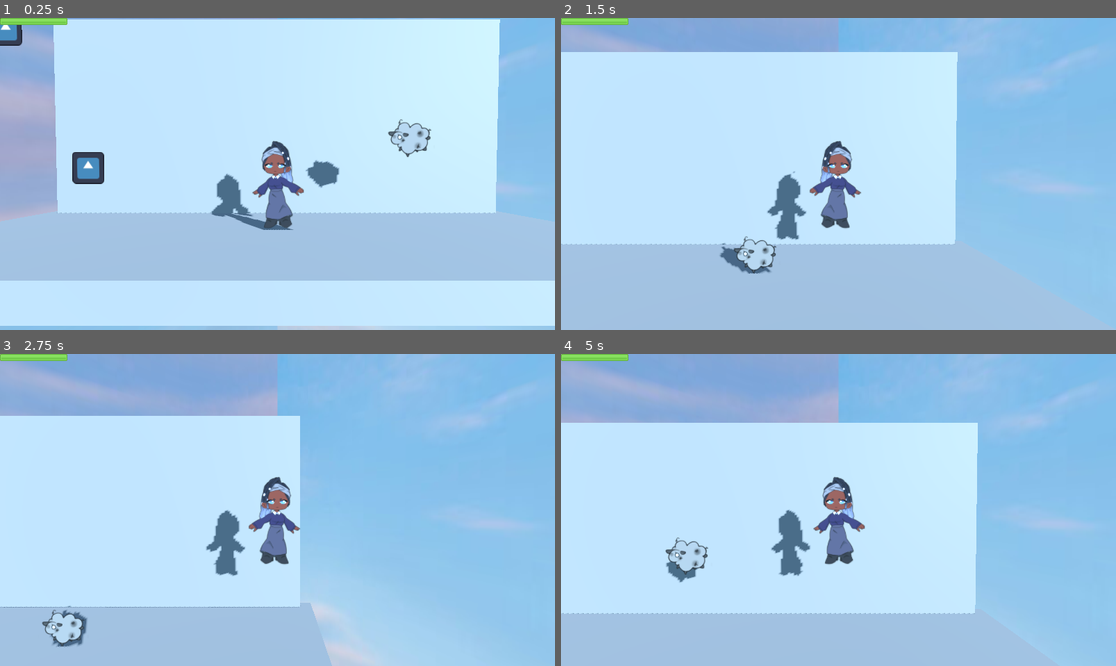
Above: before the commit, frames 1-4 (two rows, left to right).
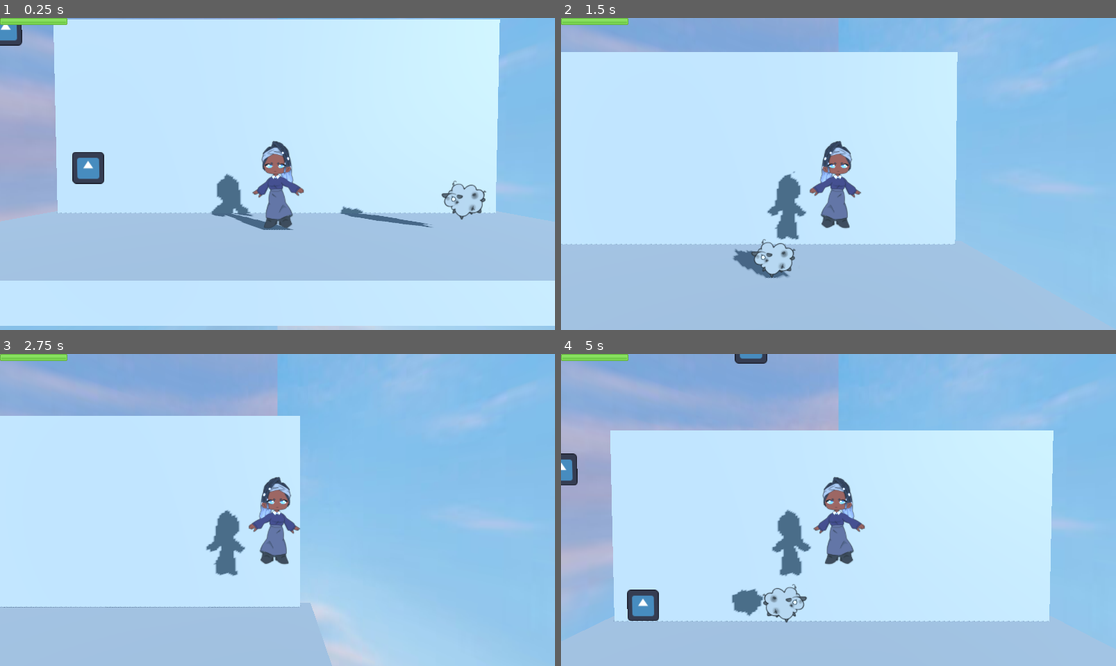
Above: after the commit, the same moments.

Repository: m-tsoi/Dust-Busters
Game: Godot game, scene res://scenes/levels/level.tscn
Two runs of this game, one before a commit and one after it. Both use one fixed random seed, a clock stepped at 60 frames per second and the inputs below. The engine's default icon, where the game draws it, is replaced by a stand-in: a white triangle on a blue panel in a dark square.
Inputs:
- Up to frame 1 (0.25 s): no input
- Up to frame 2 (1.5 s): hold Right (move_right) 0.53-1.28 s; hold Space (jump) 0.53-1.28 s; tap Z (basic_attack) at 0.6 s; hold Down (ui_down) from 1.28 s (still down); tap Space (jump) at 1.35 s
- Up to frame 3 (2.75 s): tap Space (jump) at 1.52, 1.82 s; tap Z (basic_attack) at 1.55, 2.1 s; release Down (ui_down) at 2.03 s; hold Right (move_right) from 2.03 s (still down); hold Space (jump) from 2.03 s (still down)
- Up to frame 4 (5 s): release Right (move_right) at 2.78 s; release Space (jump) at 2.78 s; hold Up (ui_up) 2.78-3.53 s; tap Z (basic_attack) at 2.85, 4.35 s; tap Space (jump) at 3.02, 3.32, 4.52, 4.82 s; hold Space (jump) 3.53-4.28 s; hold Left (move_left) from 3.53 s (still down)

The runs differ from the first frame. In frame 1, 1.3% of the frame differs, in the area x 55-88%, y 32-68%; in frame 2, 0.8%; in frame 3, 0.3%; in frame 4, 19%, in the area x 0-89%, y 0-89%.

Commit message:
Changed enemy to characterbody3d, bugfixes
Changed enemy to a Characterbody3d and rewrote its knockback and movement

Diff:
--- a/scenes/enemies/enemy.gd
+++ b/scenes/enemies/enemy.gd
@@ -1,68 +1,73 @@
-extends RigidBody3D
+extends CharacterBody3D
 
 var health := 10
-var knockback := Vector3.ZERO
-@export var goofy_collisions: bool = false
-@export var leftmost_patrol_point: int = -20
-@export var rightmost_patrol_point: int = 20
+@export var leftmost_patrol_point: int = -10
+@export var rightmost_patrol_point: int = 10
 @export var cur_direction = "left"
-var ready_to_jump: bool = true
-var jump_timer_timeoutted: bool = false
+@export var JUMP_SPEEDS = Vector2(15.0, 30.0)
+@export var KNOCKBACK_SPEEDS = Vector2(20, 30)
+var jump_timer_timeoutted: bool = true
+var knockback_dir = "none"
 
-# Called when the node enters the scene tree for the first time.
-func _ready():
-	pass
+# Get the gravity from the project settings to be synced with RigidBody nodes.
+var gravity = ProjectSettings.get_setting("physics/3d/default_gravity")
 
-
-# Called every frame. 'delta' is the elapsed time since the previous frame.
 func _process(delta):
+	# Free when health is 0
 	if health == 0:
 		self.queue_free()
-	if jump_timer_timeoutted:
-		if (is_sleeping()):
-			jump_timer_timeoutted = false
-			ready_to_jump = true
-			set_sleeping(false)
 
+func _physics_process(delta):
+	# Add the gravity
+	if not is_on_floor():
+		velocity.y -= gravity * delta
 
-func _on_hurtbox_area_shape_entered(area_rid, area, area_shape_index, local_shape_index):
-	print("Area ", area_rid, " ", area, " entered enemy's hurtbox")
-	if area.is_in_group("player_basic_attack"):
-		set_sleeping(false)
-		print("Enemy has received player's basic attack")
-		health -= 2
-		var raw_knockback = self.global_position.direction_to(area.global_position) * 40
-		if raw_knockback.x > 0:
-			knockback = Vector3(-25, 40, 0)
-		elif raw_knockback.x < 0:
-			knockback = Vector3(25, 40, 0)
-	print("Enemy health: ", health)
-
-func _integrate_forces(state):
-	if ready_to_jump:
-		if position.x < leftmost_patrol_point:
+	# Handle Jump
+	if knockback_dir != "none":
+		velocity.y += KNOCKBACK_SPEEDS.y
+		if knockback_dir == "left":
+			velocity.x += KNOCKBACK_SPEEDS.x * -1
+		elif knockback_dir == "right":
+			velocity.x += KNOCKBACK_SPEEDS.x
+		knockback_dir = "none"
+	elif jump_timer_timeoutted and is_on_floor():
+		jump_timer_timeoutted = false
+		if global_position.x < leftmost_patrol_point:
 			cur_direction = "right"
 			$Sprite3D.flip_h = true
-		if position.x > rightmost_patrol_point:
+		if global_position.x > rightmost_patrol_point:
 			cur_direction = "left"
 			$Sprite3D.flip_h = false
+		velocity.y = JUMP_SPEEDS.y
 		if cur_direction == "left":
-			state.apply_impulse(Vector3(-20, 30, 0))
+			velocity.x += JUMP_SPEEDS.x * -1
 		elif cur_direction == "right":
-			state.apply_impulse(Vector3(20, 30, 0))
+			velocity.x += JUMP_SPEEDS.x
 		var jump_timer := Timer.new()
 		add_child(jump_timer)
 		jump_timer.wait_time = 2.5
 		jump_timer.one_shot = true
 		jump_timer.start()
 		jump_timer.connect("timeout", _on_jump_timer_timeout)
-		ready_to_jump = false
-	if knockback != Vector3.ZERO:
-		state.apply_impulse(knockback)
-		knockback = Vector3.ZERO
-	if not goofy_collisions:
-		rotation = Vector3.ZERO
-		position.z = 0
+	elif is_on_floor():
+		velocity.x = 0
+	move_and_slide()
+
+# Called when the node enters the scene tree for the first time.
+func _ready():
+	cur_direction = "left"
+	pass
+
+func _on_hurtbox_area_shape_entered(area_rid, area, area_shape_index, local_shape_index):
+	print("Area ", area_rid, " ", area, " entered enemy's hurtbox")
+	if area.is_in_group("player_basic_attack"):
+		print("Enemy has received player's basic attack")
+		health -= 2
+	print("Enemy health: ", health)
+	if self.global_position.x < area.global_position.x:
+		knockback_dir = "left"
+	else:
+		knockback_dir = "right"
 
 func _on_jump_timer_timeout() -> void:
 	jump_timer_timeoutted = true
--- a/scenes/enemies/enemy.tscn
+++ b/scenes/enemies/enemy.tscn
@@ -6,20 +6,18 @@
 [sub_resource type="BoxShape3D" id="BoxShape3D_c504w"]
 size = Vector3(0.921112, 1, 1)
 
-[node name="Enemy" type="RigidBody3D"]
-collision_layer = 4
-collision_mask = 9
+[node name="Enemy" type="CharacterBody3D"]
 script = ExtResource("1_vbh3x")
+
+[node name="CollisionShape3D" type="CollisionShape3D" parent="."]
+transform = Transform3D(3, 0, 0, 0, 3, 0, 0, 0, 3, 0, 0, 0)
+shape = SubResource("BoxShape3D_c504w")
 
 [node name="Sprite3D" type="Sprite3D" parent="."]
 transform = Transform3D(0.2, 0, 0, 0, 0.2, 0, 0, 0, 0.2, 0, 0, 0)
 shaded = true
 alpha_cut = 2
 texture = ExtResource("1_4y3gl")
-
-[node name="CollisionShape3D" type="CollisionShape3D" parent="."]
-transform = Transform3D(3, 0, 0, 0, 3, 0, 0, 0, 3, 0, 0, 0)
-shape = SubResource("BoxShape3D_c504w")
 
 [node name="Hurtbox" type="Area3D" parent="."]
 collision_layer = 4
--- a/scenes/levels/level.tscn
+++ b/scenes/levels/level.tscn
@@ -42,7 +42,8 @@
 
 [node name="Enemy" parent="Enemies" instance=ExtResource("3_1h6y6")]
 transform = Transform3D(1, 0, 0, 0, 1, 0, 0, 0, 1, 14.927, 2.957, 0.592)
-leftmost_patrol_point = -10
+leftmost_patrol_point = 5
+rightmost_patrol_point = 15
 
 [node name="Cleanables" type="Node" parent="."]
 
